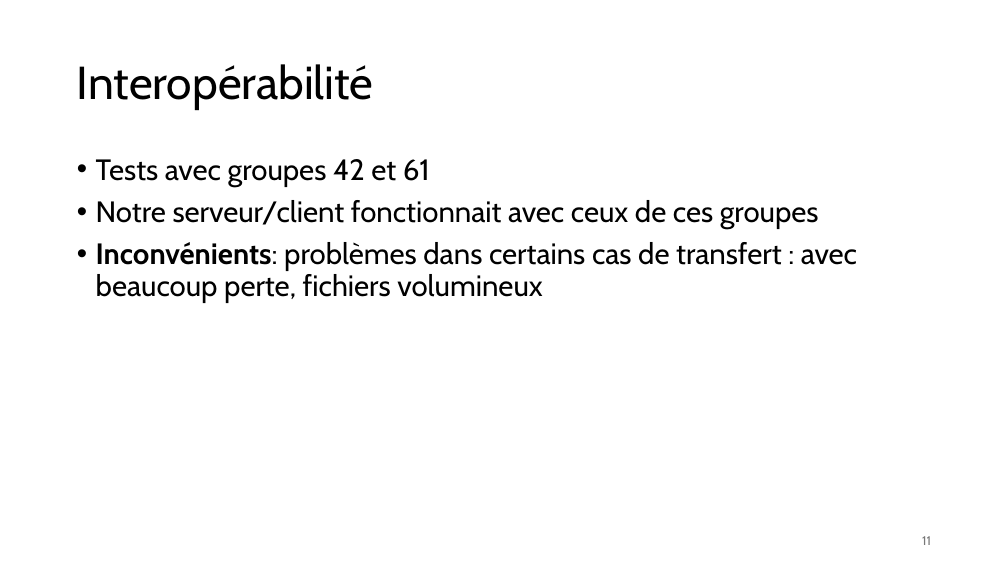
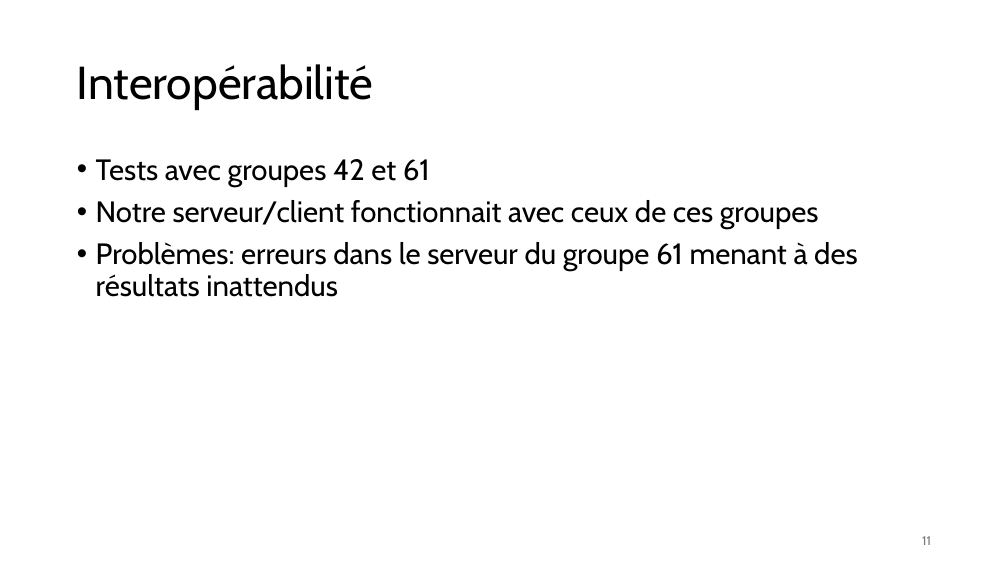
Before and after one commit to Tidyresonnance8/projet1_C-sarBortoluzzi_IsaacYamdjieu_AbdouMbengue, a slide deck: slide 11 of Rapport_projet_SRTP.pptx. Drawn at 1008x567 pixels with LibreOffice and Linux fonts; fonts in the diff are those of the drawing. Boxes give left, top, right and bottom in pixels: in the first picture for what was removed or moved away, otherwise in the second. Text is boxed around its words. In the diff, an @@ line names an element or a change of style, - is before the commit and + after.

```diff
--- a/Rapport_projet_SRTP.pptx
+++ b/Rapport_projet_SRTP.pptx
@@ text at [96,242,857,297]: text changed @@
-• Inconvénients: problèmes dans certains cas de transfert : avec beaucoup perte, fichiers volumineux
+• Problèmes: erreurs dans le serveur du groupe 61 menant à des résultats inattendus
```
Also in this commit, not shown: 5 other slides changed, 1 other file.
